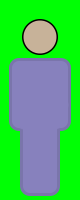
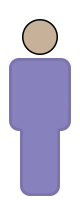
Layers edited between the first and the second 80 × 200 image:
hid "Layer 1" over 0, 0, 80, 200
